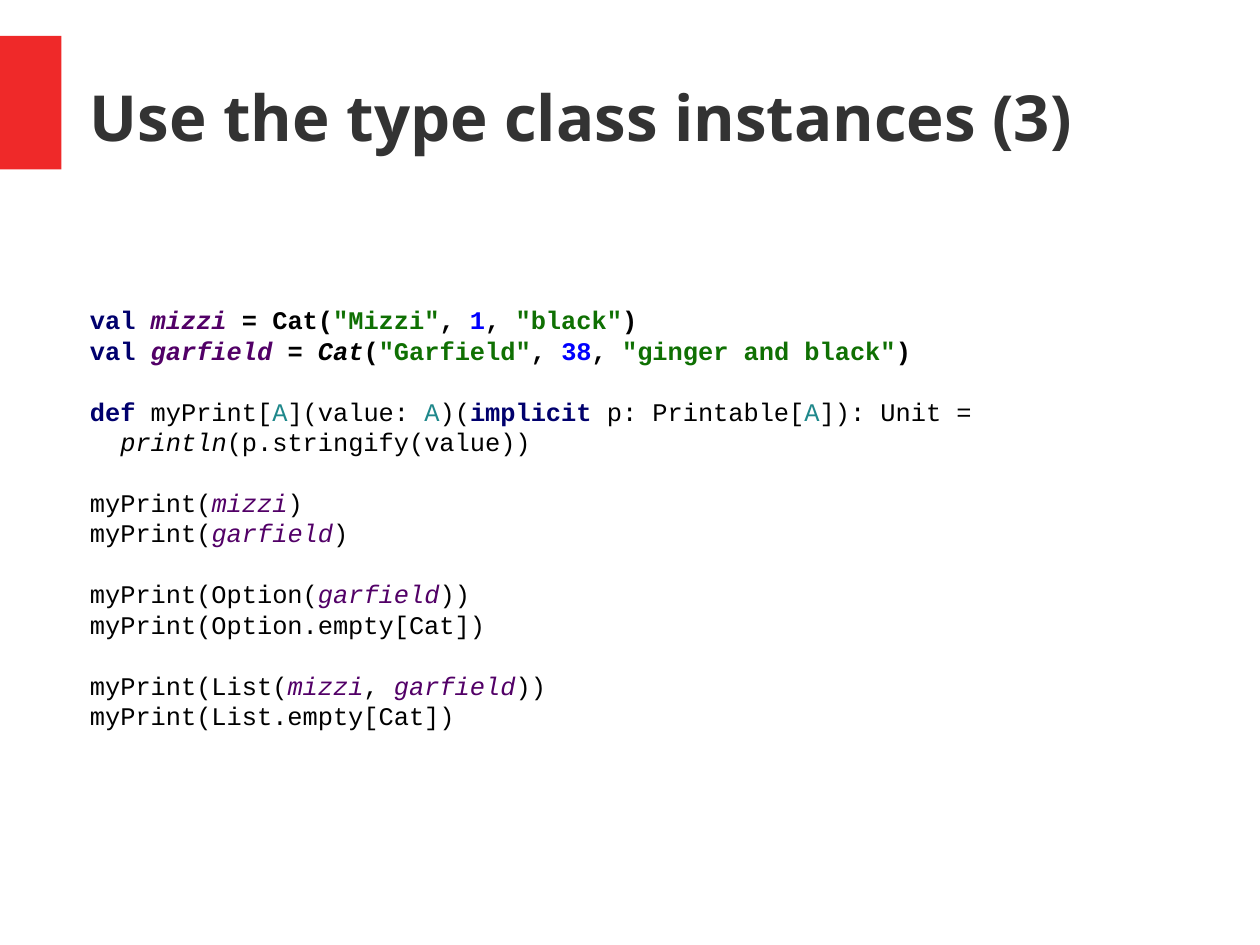
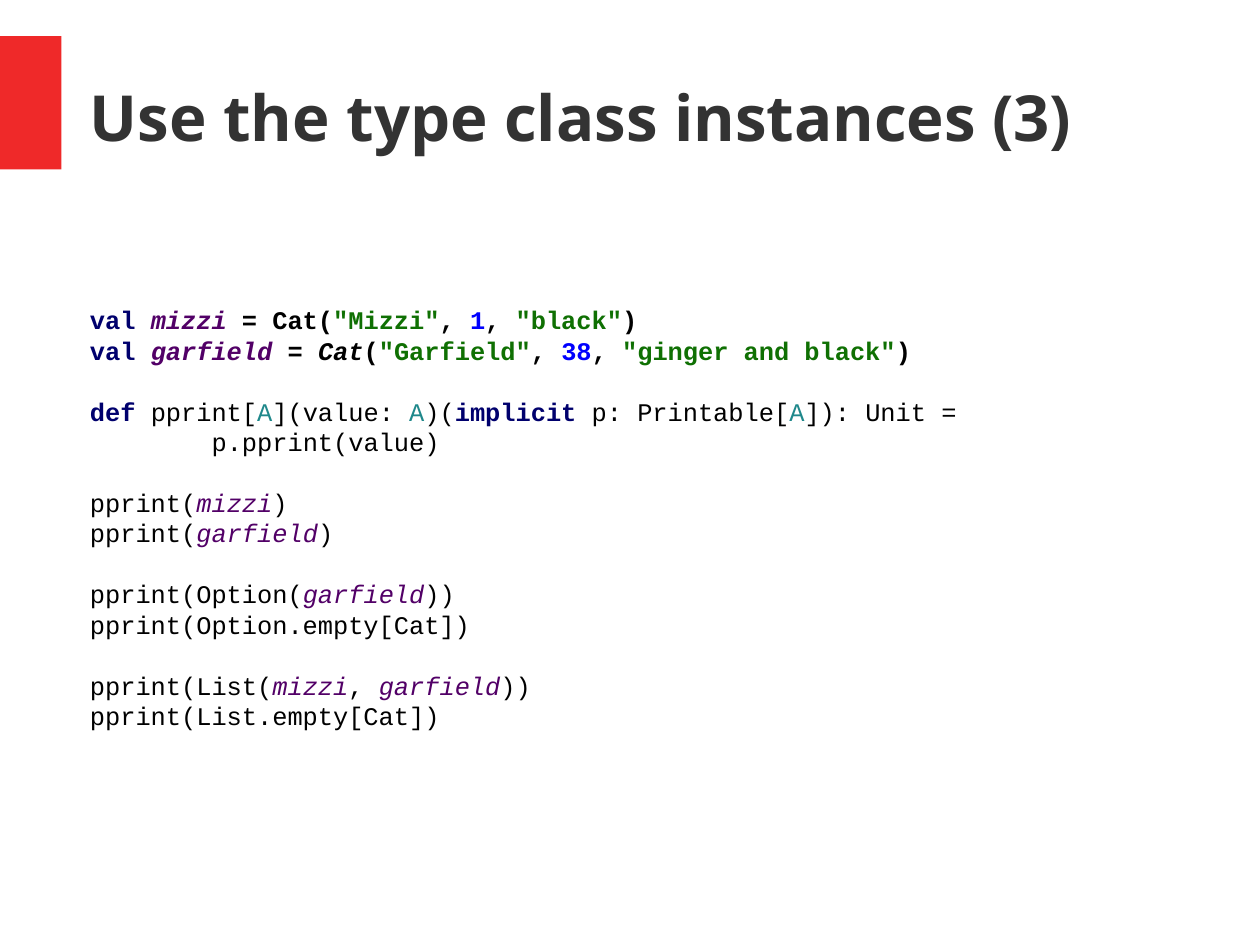
Before and after one commit to hermannhueck/typeclasses, a slide deck: slide 22 of Slides/TypeClasses.pptx. Drawn at 1260x945 pixels with LibreOffice and Linux fonts; fonts in the diff are those of the drawing. Boxes give left, top, right and bottom in pixels: in the first picture for what was removed or moved away, otherwise in the second. Text is boxed around its words. In the diff, an @@ line names an element or a change of style, - is before the commit and + after.

```diff
--- a/Slides/TypeClasses.pptx
+++ b/Slides/TypeClasses.pptx
@@ text at (x1=90, y1=402, x2=926, y2=731): text changed @@
-def myPrint[A](value: A)(implicit p: Printable[A]): Unit =
-println(p.stringify(value))
-myPrint(mizzi)
-myPrint(garfield)
-myPrint(Option(garfield))
-myPrint(Option.empty[Cat])
-myPrint(List(mizzi, garfield))
-myPrint(List.empty[Cat])
+def pprint[A](value: A)(implicit p: Printable[A]): Unit =
+p.pprint(value)
+pprint(mizzi)
+pprint(garfield)
+pprint(Option(garfield))
+pprint(Option.empty[Cat])
+pprint(List(mizzi, garfield))
+pprint(List.empty[Cat])
```
Also in this commit, not shown: 12 other slides changed, 1 other file.
